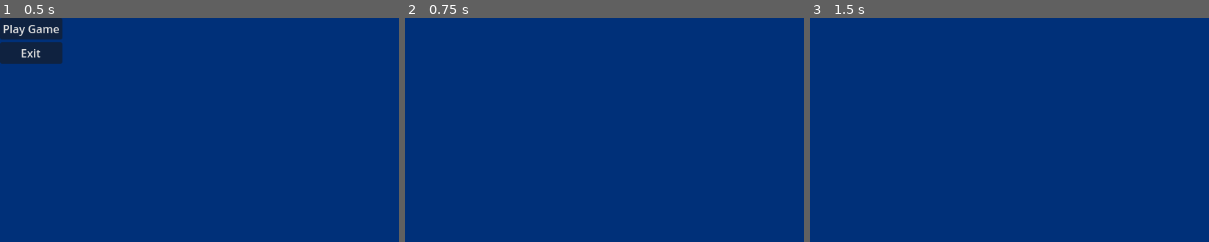
Above: before the commit, frames 1-3 (left to right).
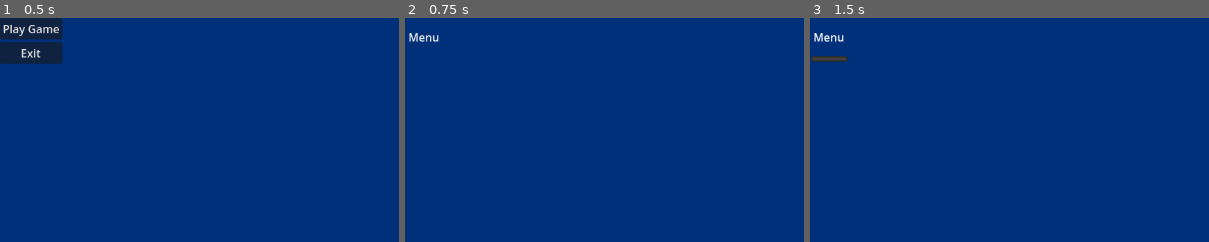
Above: after the commit, the same moments.

Repository: CIDS-484-Spring-2024/HextraordinaryRivals
Game: Godot game, scene res://menu.tscn
Two runs of this game, one before a commit and one after it. Both use one fixed random seed, a clock stepped at 60 frames per second and the inputs below.
Inputs (mouse positions are % of the whole screen's width and height, from its top left):
- Up to frame 1 (0.5 s): no input
- Up to frame 2 (0.75 s): click "Play Game" at 0.5 s
- Up to frame 3 (1.5 s): click (2, 4) at 1.25 s, where only the run after the commit has a clickable "Menu"
The pictures show only the part of the screen within x 0-50%, y 0-50%; the shares and areas given below are measured in that part.

Frame 1 is identical in both runs. In frame 2, 0.2% of the frame differs, in the area x 1-9%, y 6-11%; in frame 3, 0.4%, in the area x 0-10%, y 6-20%.

Commit message:
added menu button once on the map page

Diff:
--- a/Pages/TestLevel.tscn
+++ b/Pages/TestLevel.tscn
@@ -40,3 +40,20 @@
 
 [node name="SceneCamera" type="Camera2D" parent="."]
 script = ExtResource("3_3wj8y")
+
+[node name="MarginContainer" type="MarginContainer" parent="SceneCamera"]
+offset_left = -575.0
+offset_top = -323.0
+offset_right = -522.0
+offset_bottom = -269.0
+size_flags_horizontal = 0
+size_flags_vertical = 0
+
+[node name="VBoxContainer" type="VBoxContainer" parent="SceneCamera/MarginContainer"]
+layout_mode = 2
+
+[node name="MenuButton" type="MenuButton" parent="SceneCamera/MarginContainer/VBoxContainer"]
+layout_mode = 2
+text = "Menu"
+vertical_icon_alignment = 0
+switch_on_hover = true
--- a/project.godot
+++ b/project.godot
@@ -12,7 +12,7 @@
 
 config/name="HextraordinaryRivals"
 run/main_scene="res://menu.tscn"
-config/features=PackedStringArray("4.2", "GL Compatibility")
+config/features=PackedStringArray("4.3", "GL Compatibility")
 config/icon="res://icon.svg"
 
 [rendering]
